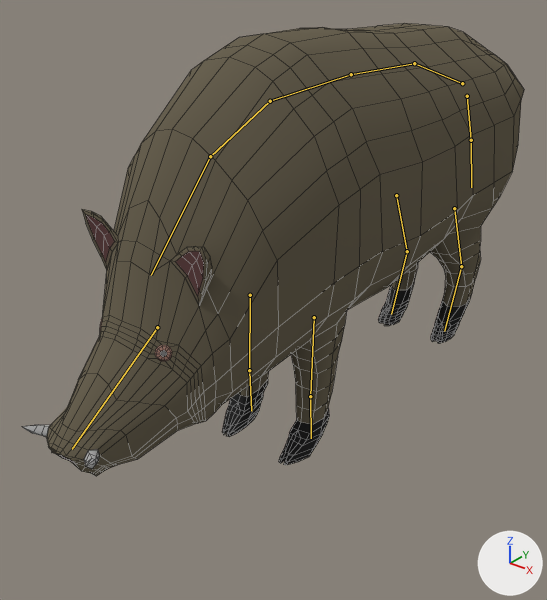
The Blender file Content/Environment/Animals/Boar/Skeletal/SK_Boar_001.blend, before and after one commit.
Both versions are drawn from a 50 mm lens placed at (0.818, -1.334, 0.946), pointed at (-0.074, -0.218, 0.254). Every picture has the same lights, and +X, +Y and +Z are marked at lower right. The bones that bend it are drawn over the model as lines. Mesh edges are drawn as thin lines.

The first picture shows 'Boar'.
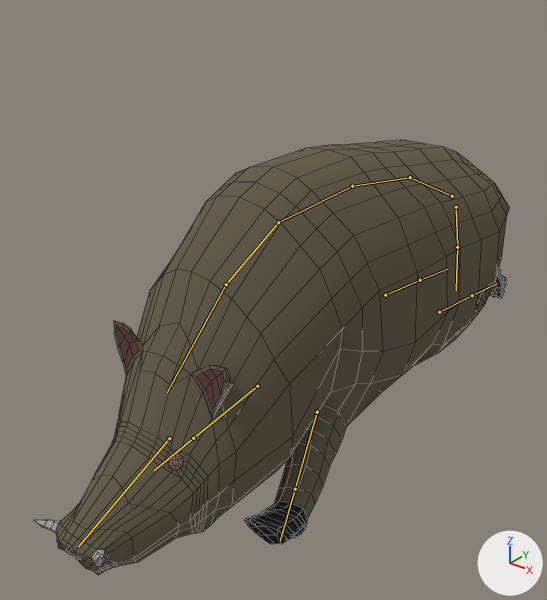
The newer file adds an action. The first version stands in its rest pose; the second is drawn at frame 20 of the action 'GoToSleep'.

Where the change shows, as pixel boxes (x1, y1, x2, y2) in the pictures (547 x 600 px):
'Boar', posed: before (23, 23, 524, 476); after (34, 140, 509, 575)
bone 'Spine_05', root to tip: before (462, 83) to (414, 63); after (452, 196) to (410, 177)
bone 'Spine_03', root to tip: before (351, 74) to (270, 101); after (352, 186) to (278, 222)
bone 'Spine_02', root to tip: before (270, 101) to (210, 156); after (278, 222) to (226, 284)
bone 'Spine_01', root to tip: before (210, 156) to (151, 275); after (226, 284) to (167, 392)
bone 'Head', root to tip: before (157, 327) to (72, 449); after (169, 438) to (78, 546)

The edits, one by one:
Bone 'Spine_05' (bone_spine_05) moves from (0.0, 0.0, 0.0) to (0.0, -0.64, 1.85).
Bone 'Spine_05' (bone_spine_05) turns from (0, 0, 0) to (-7, 0, 0) degrees about its own x, y and z.
Bone 'Spine_03' (bone_spine_03) turns from (0, 0, 0) to (-6, 0, 0) degrees about its own x, y and z.
Bone 'Spine_02' (bone_spine_02) turns from (0, 0, 0) to (-4, 0, 0) degrees about its own x, y and z.
Bone 'Spine_01' (bone_spine_01) turns from (0, 0, 0) to (8, 0, 0) degrees about its own x, y and z.
Bone 'Head' (bone_head) turns from (0, 0, 0) to (7, 0, 0) degrees about its own x, y and z.
Bone 'FrontLeg_IK.L' (bone_frontleg_ik_l) moves from (0.0, 0.0, 0.0) to (0.67, 1.74, -1.04).
Bone 'FrontLeg_PoleTarget.L' (bone_frontleg_poletarget_l) moves from (0.0, 0.0, 0.0) to (0.0, -2.1, 2.33).
Bone 'FrontLeg_IK.R' (bone_frontleg_ik_r) moves from (0.0, 0.0, 0.0) to (-0.69, 1.64, -0.92).
Bone 'FrontLeg_PoleTarget.R' (bone_frontleg_poletarget_r) moves from (0.0, 0.0, 0.0) to (0.0, -2.1, 2.33).
Bone 'BackFoot.L' (bone_backfoot_l) moves from (0.0, 0.0, 0.0) to (0.0, -2.92, -2.27).
Bone 'BackLeg_PoleTarget.L' (bone_backleg_poletarget_l) moves from (0.0, 0.0, 0.0) to (0.0, 0.71, 1.9).
Bone 'BackFoot.R' (bone_backfoot_r) moves from (0.0, 0.0, 0.0) to (0.0, -2.85, -2.29).
Bone 'BackLeg_PoleTarget.R' (bone_backleg_poletarget_r) moves from (0.0, 0.0, 0.0) to (0.0, 0.71, 1.9).
